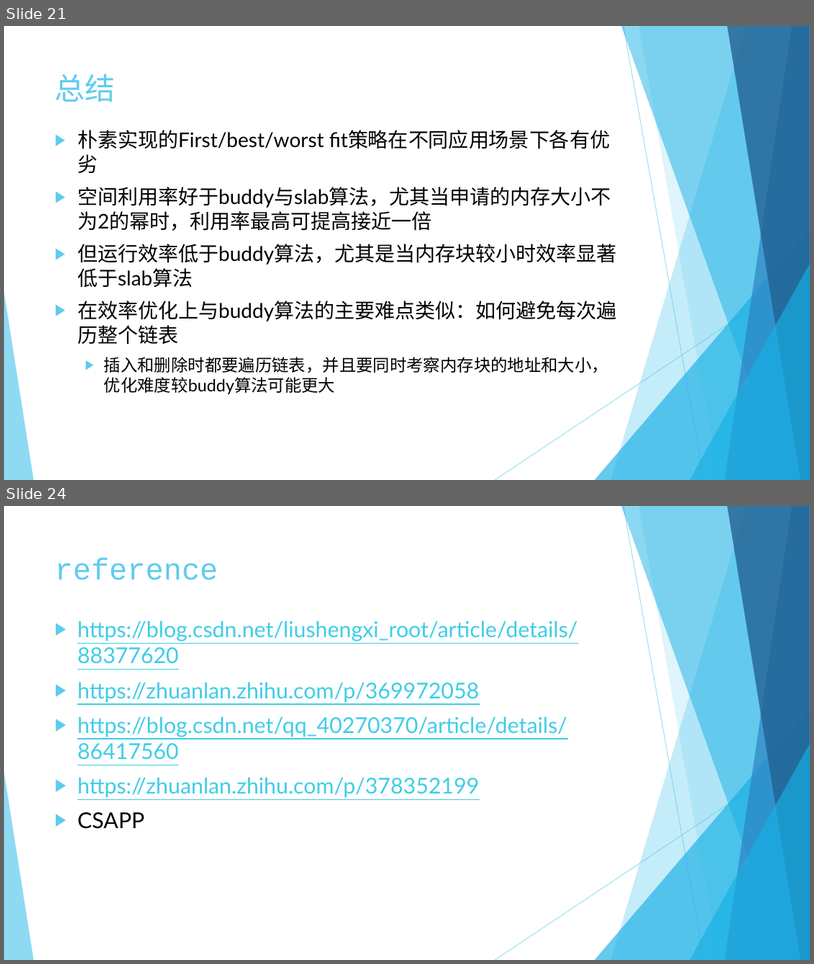
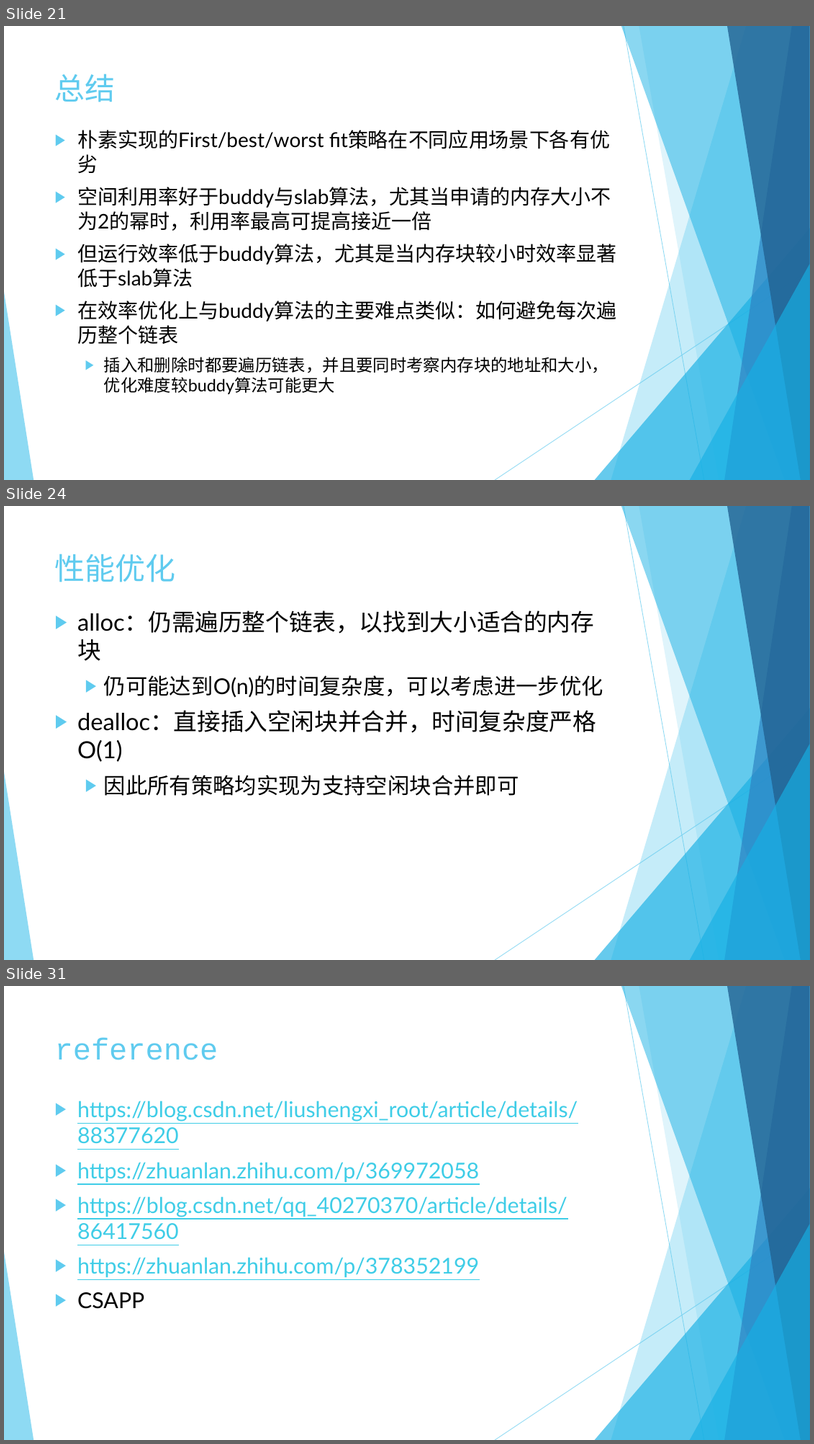
Before and after one commit to rcore-os/mem_malloc_subsystem, a slide deck: slides/week8.pptx. Shown one above the other, each under a label of ours: slides 21 and 24 before the commit, slides 21, 24 and 31 after it; the slides between them are not shown. The pictures are 814x964 and 814x1444 pixels, drawn with LibreOffice and Linux fonts; fonts in the diff are those of the drawing. Boxes give left, top, right and bottom in pixels: in the first picture for what was removed or moved away, otherwise in the second. Text is boxed around its words. In the diff, an @@ line names an element or a change of style, - is before the commit and + after.

```diff
--- a/slides/week8.pptx
+++ b/slides/week8.pptx
@@ slide 24 added at [4, 506, 810, 960], background #FFFFFF; not listed: 10 template elements that a slide beside it also shows @@
@@ title added at [55, 554, 176, 582], 36 pt, text #5FCBEF @@
+性能优化
@@ text added at [77, 610, 604, 795], 28 pt, text #000000 @@
+▶ alloc：仍需遍历整个链表，以找到大小适合的内存块
+  ▶ 仍可能达到O(n)的时间复杂度，可以考虑进一步优化
+▶ dealloc：直接插入空闲块并合并，时间复杂度严格O(1)
+  ▶ 因此所有策略均实现为支持空闲块合并即可
@@ what was slide 24 is now slide 31 @@
```
Also in this commit, not shown: 3 slides changed, 7 other slides added, 1 slide removed.
